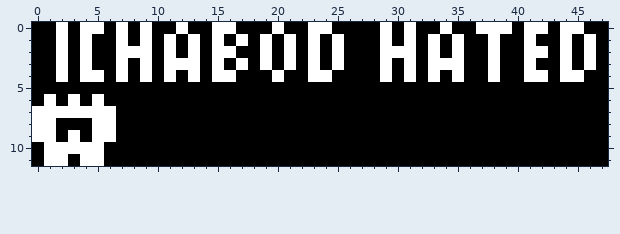
A pixel-art file gets an edit: art/lobby/ghost-1-reject.ase. Above, as it was before the edit.
48x12 pixels, 1 frame.
Now the later version:
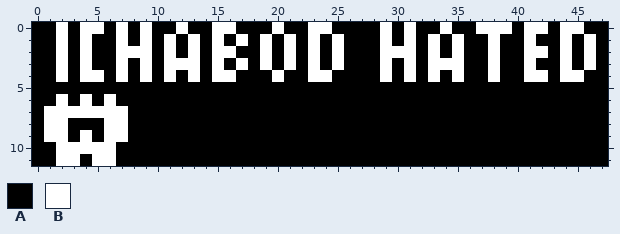
Palette (. is transparent): A #000000  B #ffffff
Change:
{"y":6,"x":1,"old":"BABABA","new":"ABABAB"}
{"y":7,"x":0,"old":"B","new":"A"}
{"y":7,"x":7,"old":"A","new":"B"}
{"y":8,"x":0,"old":"B","new":"A"}
{"y":8,"x":2,"old":"A","new":"B"}
{"y":8,"x":5,"old":"B","new":"A"}
{"y":8,"x":7,"old":"A","new":"B"}
{"y":9,"x":0,"old":"B","new":"A"}
{"y":9,"x":2,"old":"ABAB","new":"BABA"}
{"y":9,"x":7,"old":"A","new":"B"}
{"y":10,"x":1,"old":"B","new":"A"}
{"y":10,"x":6,"old":"A","new":"B"}
{"y":11,"x":1,"old":"B","new":"A"}
{"y":11,"x":3,"old":"AB","new":"BA"}
{"y":11,"x":6,"old":"A","new":"B"}
